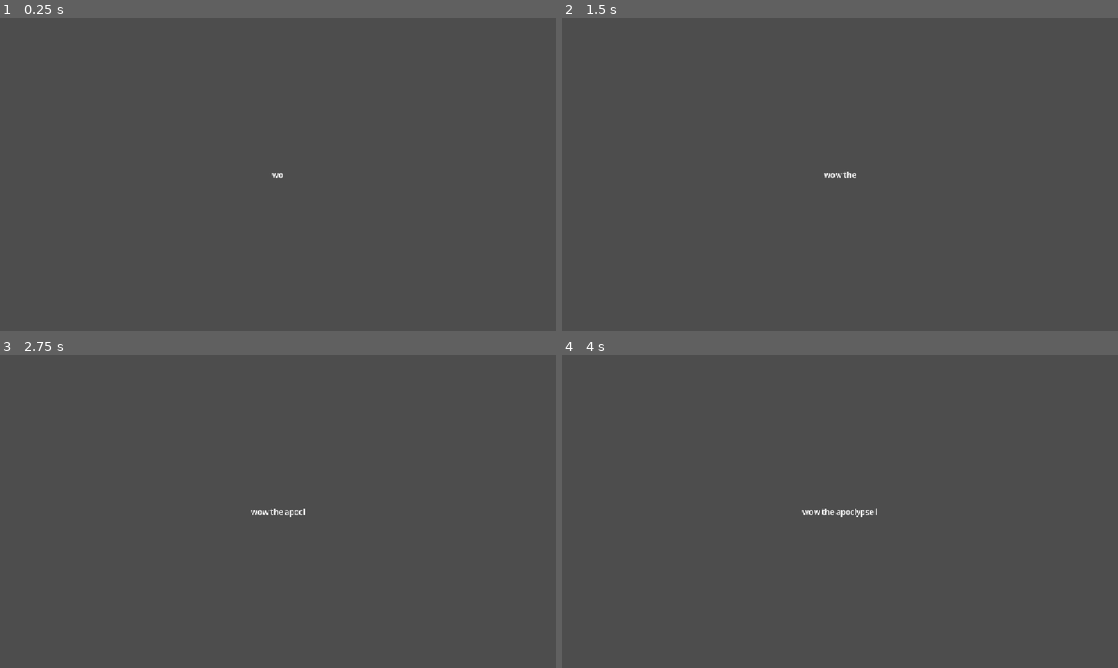
Above: before the commit, frames 1-4 (two rows, left to right).
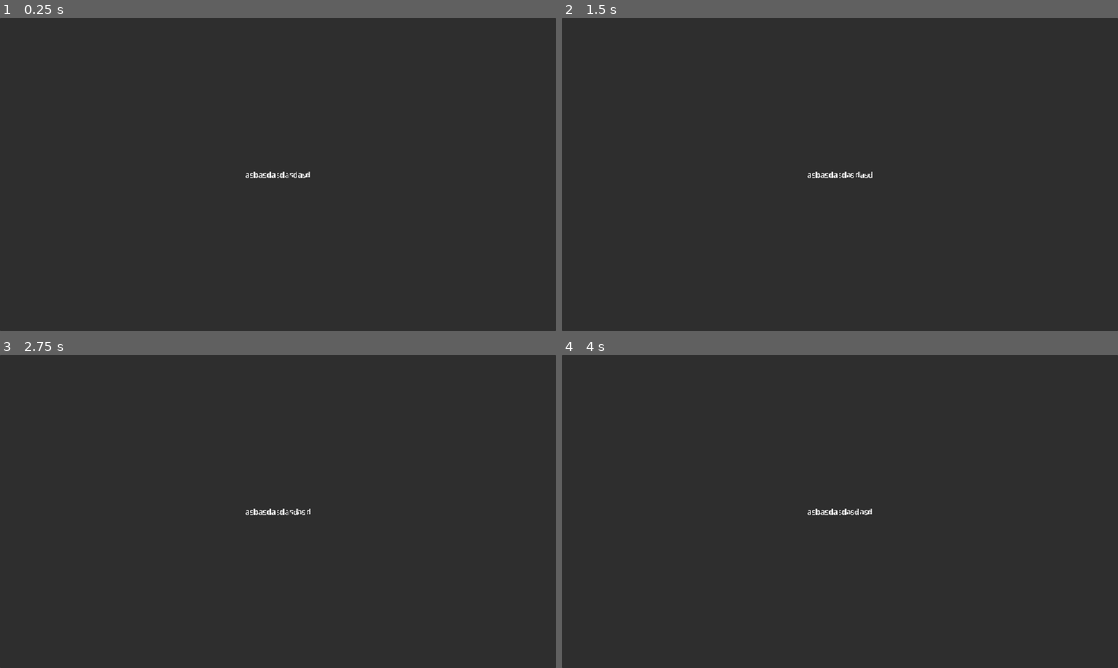
Above: after the commit, the same moments.

Repository: sDANTOSO/apocalypse-monkey
Game: Godot game, scene res://Scenes/text_giver.tscn
Same seed, same stepped clock (60 frames per second), same inputs: the game is played once before the commit and once after it. This scene is started directly instead of the project's main scene.
Inputs (mouse positions are in pixels of both pictures, inside the frame that each line leads up to):
- Up to frame 1 (0.25 s): no input
- Up to frame 2 (1.5 s): tap Enter at 0.5 s; move the mouse to (962, 158) at 0.52 s; press the mouse at (962, 158) at 0.53 s; hold D (right) from 0.53 s (still down); tap Space (jump) at 0.77 s; move the mouse to (728, 190) at 1.27 s; release the mouse at (728, 190) at 1.28 s; tap Alt at 1.35 s
- Up to frame 3 (2.75 s): tap Space (jump) at 1.52 s; move the mouse to (333, 442) at 2.02 s; release D (right) at 2.03 s; hold A (left) from 2.03 s (still down); tap Shift at 2.1 s
- Up to frame 4 (4 s): move the mouse to (812, 574) at 2.77 s; release A (left) at 2.78 s; hold D (right) from 2.78 s (still down); click (812, 574) at 2.85 s; tap Space (jump) at 3.02, 3.77 s; move the mouse to (1006, 558) at 3.52 s; tap Alt at 3.6 s

The runs differ from the first frame. In frame 1, 100% of the frame differs, in the area x 0-100%, y 0-100%; in frame 2, 100%; in frame 3, 100%; in frame 4, 100%.

Commit message:
added simple choice system

Diff:
--- a/apocalypse-monkeyy/Scenes/text_giver.tscn
+++ b/apocalypse-monkeyy/Scenes/text_giver.tscn
@@ -11,6 +11,14 @@
 grow_vertical = 2
 script = ExtResource("1_mrh86")
 
+[node name="Panel" type="Panel" parent="." unique_id=1201502631]
+layout_mode = 1
+anchors_preset = 15
+anchor_right = 1.0
+anchor_bottom = 1.0
+grow_horizontal = 2
+grow_vertical = 2
+
 [node name="Label" type="RichTextLabel" parent="." unique_id=4583261]
 layout_mode = 1
 anchors_preset = 15
--- a/apocalypse-monkeyy/Scripts/text_giver.gd
+++ b/apocalypse-monkeyy/Scripts/text_giver.gd
@@ -1,4 +1,5 @@
 extends Control
+class_name text_giver
 
 var target_text: String = "";
 @onready var label: RichTextLabel = $Label;
@@ -6,12 +7,11 @@
 var timeBetweenChars: float = 0.2;
 var currentDelay: float = 0;
 
-var complete: bool = false;
+var complete: bool = true;
 
-func _ready() -> void:
-	_new_text("wow the apoclypse is here oh no but oh yes it is the monkey hitman lets go chat he is here to unapoclypse this crazy apoclypse lets go")
-	pass # Replace with function body.
-
+#func _ready() -> void:
+	#complete = true;
+	#new_text("wow the apoclypse is here oh no but oh yes it is the monkey hitman lets go chat he is here to unapoclypse this crazy apoclypse lets go")
 
 func _process(delta: float) -> void:
 	if complete:
@@ -26,7 +26,7 @@
 		if target_text.length()==0:
 			complete = true;
 
-func _new_text(new_text: String):
+func new_text(new_text: String) -> void:
 	complete = false;
 	target_text = new_text;
 	label.text = "";
